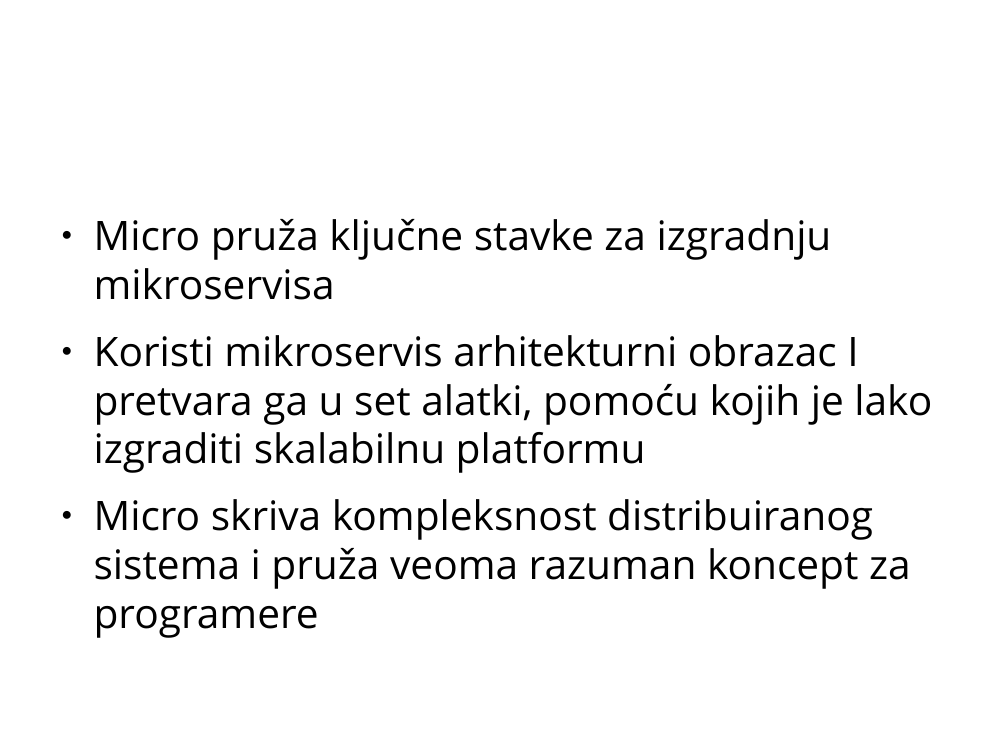
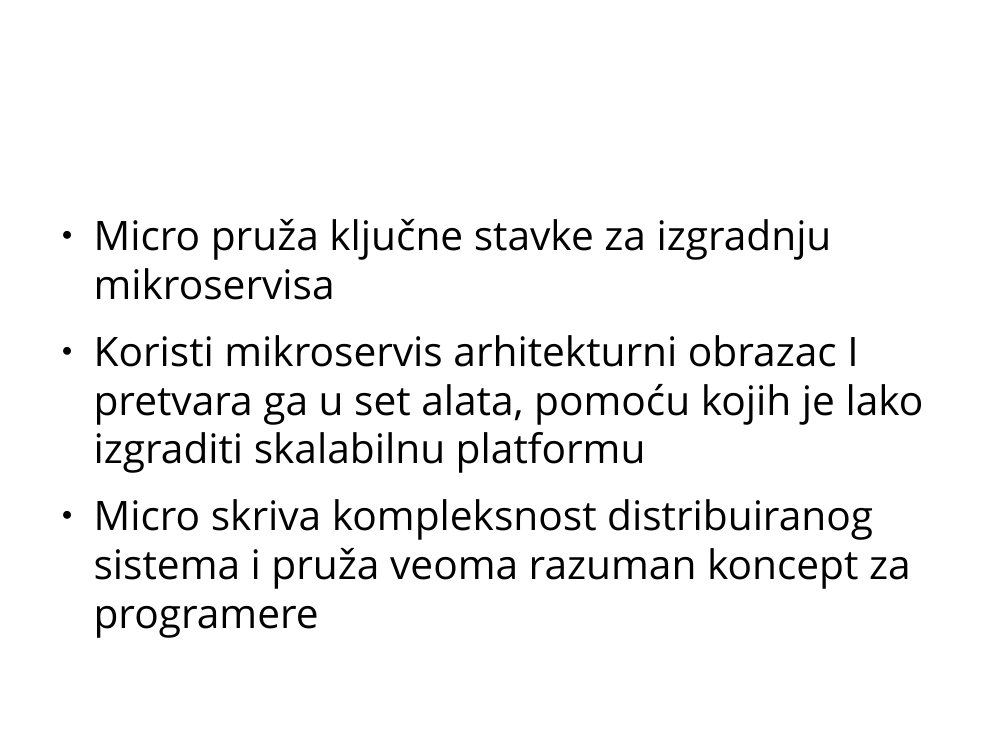
Before and after one commit to CommName/Go-micro-DemoApp, a slide deck: slide 2 of GoMicroUvod.pptx. Drawn at 1008x756 pixels with LibreOffice and Linux fonts; fonts in the diff are those of the drawing; background and template pictures are left out. Boxes give left, top, right and bottom in pixels: in the first picture for what was removed or moved away, otherwise in the second. Text is boxed around its words. In the diff, an @@ line names an element or a change of style, - is before the commit and + after.

```diff
--- a/GoMicroUvod.pptx
+++ b/GoMicroUvod.pptx
@@ text at [94,335,924,473]: text changed @@
-● Koristi mikroservis arhitekturni obrazac I pretvara ga u set alatki, pomoću kojih je lako izgraditi skalabilnu platformu
+● Koristi mikroservis arhitekturni obrazac I pretvara ga u set alata, pomoću kojih je lako izgraditi skalabilnu platformu
```
Also in this commit, not shown: 3 other slides changed, 2 slides added.
